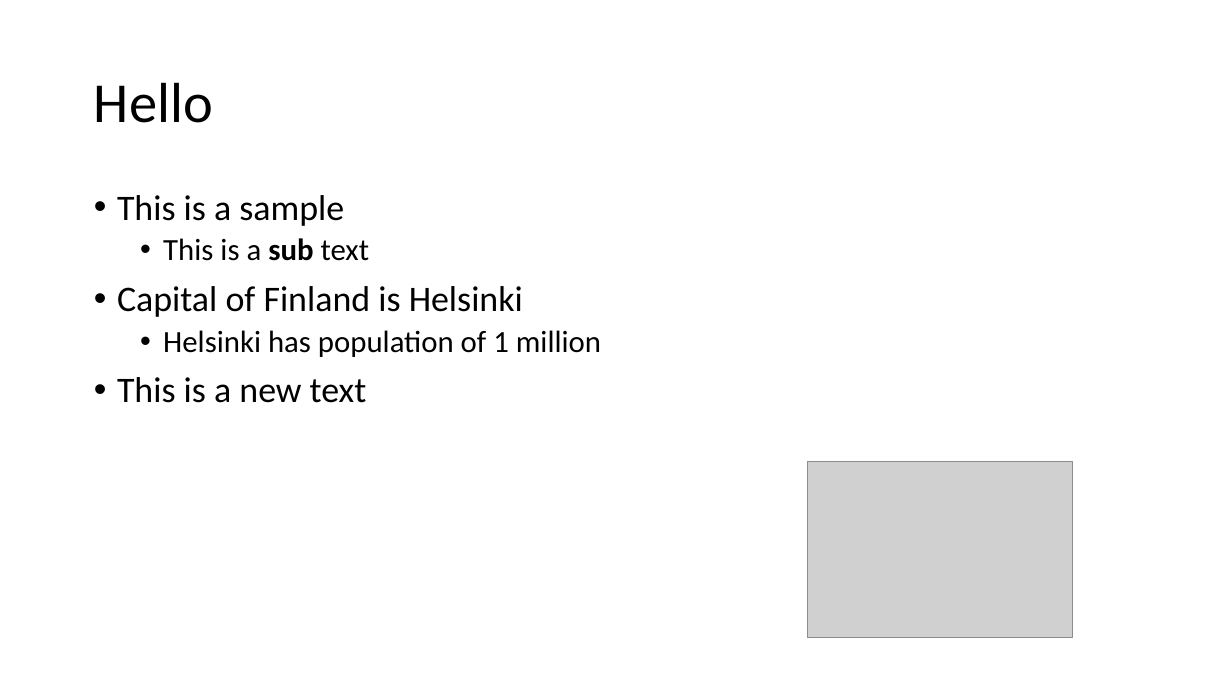
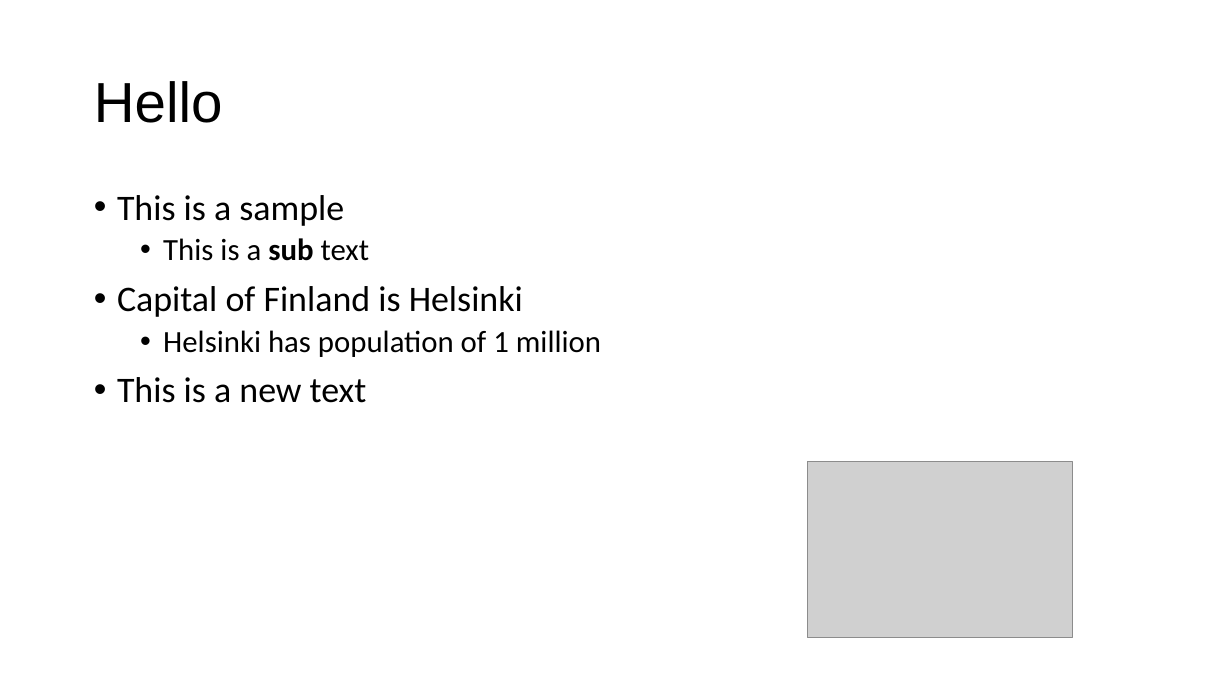
Before and after one commit to soluling/I18N, a slide deck: slide 1 of Samples/PowerPoint/Image.pptx. Drawn at 1232x693 pixels with LibreOffice and Linux fonts; fonts in the diff are those of the drawing; grey boxes stand for pictures. Boxes give left, top, right and bottom in pixels: in the first picture for what was removed or moved away, otherwise in the second. Text is boxed around its words. In the diff, an @@ line names an element or a change of style, - is before the commit and + after.

```diff
--- a/Samples/PowerPoint/Image.pptx
+++ b/Samples/PowerPoint/Image.pptx
@@ title "Hello" at [94, 81, 223, 123]: font Calibri to Arial @@
```
Also in this commit, not shown: 22 other files.
